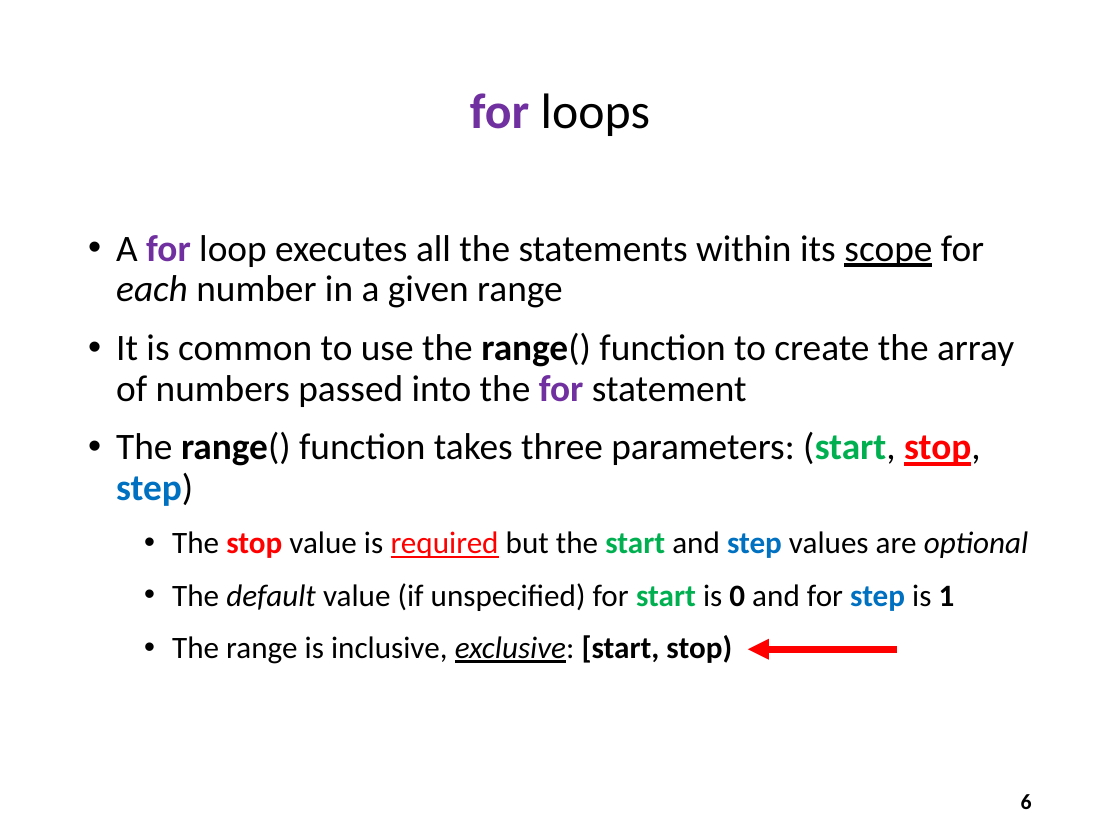
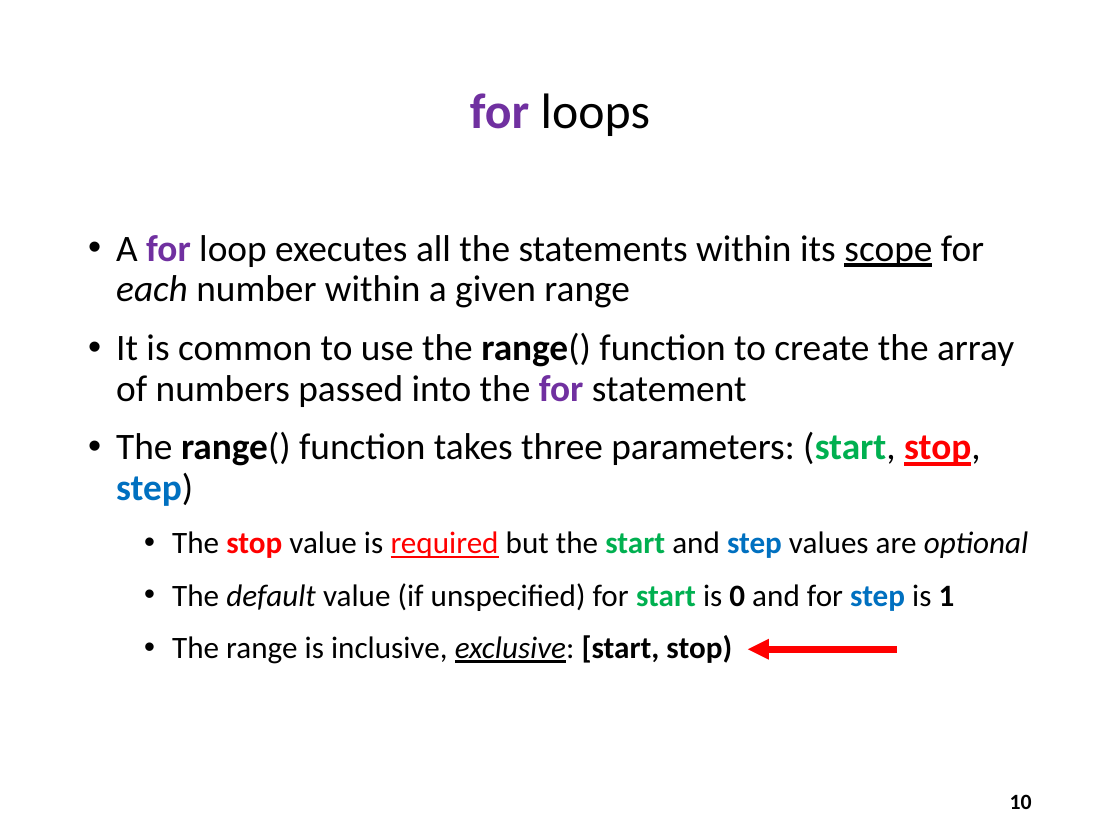
Before and after one commit to dbiersach/scicomp101, a slide deck: slide 10 of Session 04 - Functions and Logic/Session 04 - Functions and Logic.pptx (slide 6 before the commit). Drawn at 1120x840 pixels with LibreOffice and Linux fonts; fonts in the diff are those of the drawing. Boxes give left, top, right and bottom in pixels: in the first picture for what was removed or moved away, otherwise in the second. Text is boxed around its words. In the diff, an @@ line names an element or a change of style, - is before the commit and + after.

```diff
--- a/Session 04 - Functions and Logic/Session 04 - Functions and Logic.pptx
+++ b/Session 04 - Functions and Logic/Session 04 - Functions and Logic.pptx
@@ text at (x1=116, y1=235, x2=984, y2=308): text changed @@
-• A for loop executes all the statements within its scope for each number in a given range
+• A for loop executes all the statements within its scope for each number within a given range
@@ page number at (x1=1010, y1=794, x2=1032, y2=809): text changed @@
-6
+10
```
Also in this commit, not shown: 1 other slide changed, 11 slides added, 6 other files.
